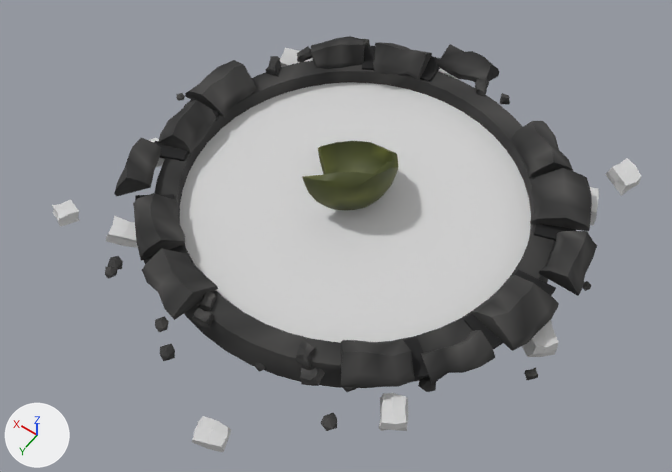
A saved change to the glTF model unity/Assets/Overrides/Features/Arafount01a.glb.
The view is the same before and after, from a 50 mm camera at (-4.69, 7.02, 10.18) aimed at (-0.1, 0.6, 0.1). Every picture has the same lights, and +X, +Y and +Z are marked at lower left. The older version comes first. Vertices at exactly the same position are counted once.

Names of what the first picture shows: 'Arafount01a'.
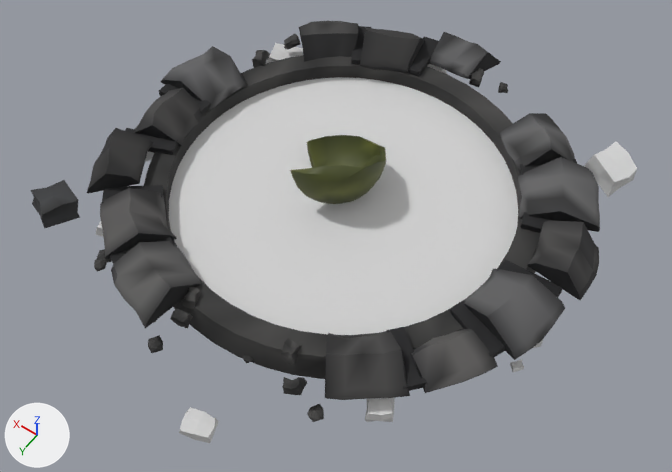
What differs and where, as boxes [x1, y1, x2, y2] in the pictures (672 x 472 px; the box of a moved part takes in the faces that stretch with it):
'Arafount01a', reshaped
    before: [52, 36, 642, 452]
    after: [31, 21, 637, 443]
part 1 of me_skirt, moved or reshaped
    before: [154, 60, 556, 388]
    after: [144, 55, 540, 379]
part 2 of me_skirt, moved or reshaped (not visible afterwards)
    before: [342, 387, 357, 392]
part 3 of me_skirt, moved or reshaped (not visible afterwards)
    before: [583, 281, 591, 291]
part 4 of me_skirt, moved or reshaped
    before: [160, 344, 175, 361]
    after: [148, 335, 163, 353]
part 5 of me_skirt, moved or reshaped
    before: [255, 363, 266, 372]
    after: [242, 355, 254, 363]
part 6 of me_skirt, moved or reshaped (not visible afterwards)
    before: [176, 93, 185, 101]
part 7 of me_skirt, moved or reshaped (not visible afterwards)
    before: [155, 316, 169, 332]
part 8 of me_skirt, moved or reshaped
    before: [270, 56, 280, 61]
    after: [266, 51, 270, 60]
part 9 of me_skirt, moved or reshaped
    before: [321, 413, 337, 431]
    after: [307, 404, 324, 422]
part 10 of me_skirt, moved or reshaped (not visible afterwards)
    before: [418, 377, 436, 392]
part 11 of me_skirt, moved or reshaped
    before: [105, 45, 578, 384]
    after: [94, 26, 580, 393]
part 12 of me_skirt, moved or reshaped
    before: [302, 141, 398, 210]
    after: [290, 135, 386, 204]
part 13 of me_skirt, recoloured
    before: [114, 36, 597, 387]
    after: [31, 21, 600, 400]
part 14 of me_skirt, recoloured
    before: [114, 36, 597, 387]
    after: [86, 21, 600, 400]
part 15 of me_skirt, recoloured
    before: [52, 199, 80, 227]
    after: [585, 142, 637, 197]
part 16 of me_skirt, recoloured
    before: [605, 158, 642, 196]
    after: [510, 359, 524, 372]

What changed in the scene script:
```text
Add mat_coping:
    mat_coping = bpy.data.materials.new('coping')
    # nodes: BsdfPrincipled, Mix, OutputMaterial, VertexColor
    # colours: grey #797775, mixed with the vertex colours
Change me_skirt:
    used by ob_arafount01a; location = (0.0, 0.0, 0.0)
    remove me_skirt.from_pydata(...)  # 1880 vertices, 3422 faces; spans x -3.4..3.57, y -3.37..4.06, z -0.12..1.09
    add me_skirt.from_pydata(...)  # 1880 vertices, 3422 faces; spans x -3.36..3.81, y -3.63..4.06, z -0.12..1.09
    me_skirt part 1: the loose piece of 240 vertices spanning x -2.85..2.85, y -2.85..2.85, z 0.0..0.4 is moved by (0.2, 0.0, 0.0)
    me_skirt part 2: the loose piece of 12 vertices spanning x -1.66..-1.46, y 2.26..2.45, z -0.01..0.12 is moved by (0.2, 0.0, 0.0)
    me_skirt part 3: the loose piece of 12 vertices spanning x -3.32..-3.19, y -0.74..-0.61, z -0.01..0.07 is moved by (0.2, 0.0, 0.0)
    me_skirt part 4: the loose piece of 12 vertices spanning x 0.45..0.67, y 3.2..3.43, z -0.01..0.12 is moved by (0.2, 0.0, 0.0)
    me_skirt part 5: the loose piece of 12 vertices spanning x -0.6..-0.42, y 2.67..2.86, z -0.01..0.11 is moved by (0.2, 0.0, 0.0)
    me_skirt part 6: the loose piece of 12 vertices spanning x 3.42..3.57, y -0.33..-0.19, z -0.01..0.08 is moved by (0.2, 0.0, 0.0)
    me_skirt part 7: the loose piece of 12 vertices spanning x 0.8..0.99, y 2.95..3.15, z -0.01..0.13 is moved by (0.2, 0.0, 0.0)
    me_skirt part 8: the loose piece of 12 vertices spanning x 2.71..2.91, y -1.87..-1.69, z -0.01..0.11 is moved by (0.2, 0.0, 0.0)
    me_skirt part 9: the loose piece of 12 vertices spanning x -1.77..-1.56, y 2.8..3.02, z -0.01..0.13 is moved by (0.2, 0.0, 0.0)
    me_skirt part 10: the loose piece of 12 vertices spanning x -2.46..-2.23, y 1.7..1.91, z -0.01..0.14 is moved by (0.2, 0.0, 0.0)
    me_skirt part 11: 1182 of 1880 vertices moved; they spanned x -3.4..3.45, y -3.37..4.06, z -0.12..0.79 and now span x -3.36..3.81, y -3.63..4.06, z -0.12..0.83; mean shift (0.2, 0.0, 0.0); largest move (3.05, 2.39, -0.04) -> (-2.97, -2.84, -0.03)
    me_skirt part 12: all 182 vertices in x -0.45..0.89, y -0.82..0.55, z 0.04..1.09 are moved by (0.2, 0.0, 0.0)
    me_skirt part 13: 1306 kept faces spanning x -3.36..3.81, y -3.63..3.33, z -0.07..0.83 get new vertex colours; the middle colour goes from grey #868889 to grey #848689
    me_skirt part 14: 903 faces spanning x -3.36..3.68, y -3.63..3.33, z 0.17..0.83 switch from mat_stone to mat_coping
    me_skirt part 15: 48 faces spanning x -2.98..-2.27, y -3.08..-2.39, z -0.11..0.36 switch from mat_debris1 to mat_debris2
    me_skirt part 16: 48 faces spanning x -3.18..-3.01, y 0.81..1.0, z -0.03..0.05 switch from mat_debris2 to mat_debris1
    other edits to the shape of me_skirt do not show in these pictures
```
